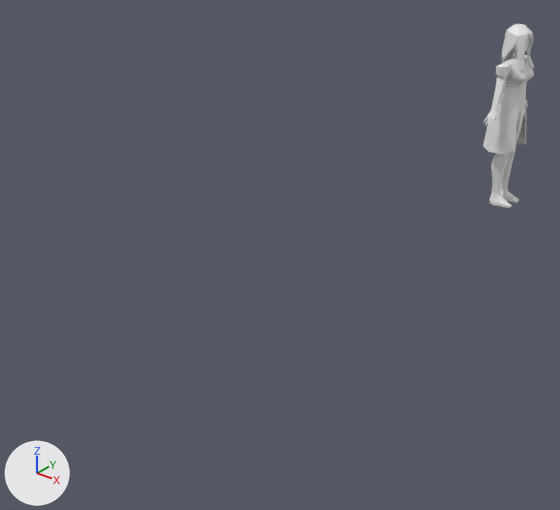
The FBX model Content/Meshes/Character_Human_B.fbx as it was, and as the next commit left it.
Both versions are drawn from a 50 mm lens placed at (1.71, -5.19, 1.64), pointed at (-0.21, -2.8, 0.15). The lights are fixed; the arrows at lower left show +X, +Y and +Z. Where no turn or scale is listed for an object, it has been applied to the vertices.

Names of what the first picture shows: 'Human_B'.
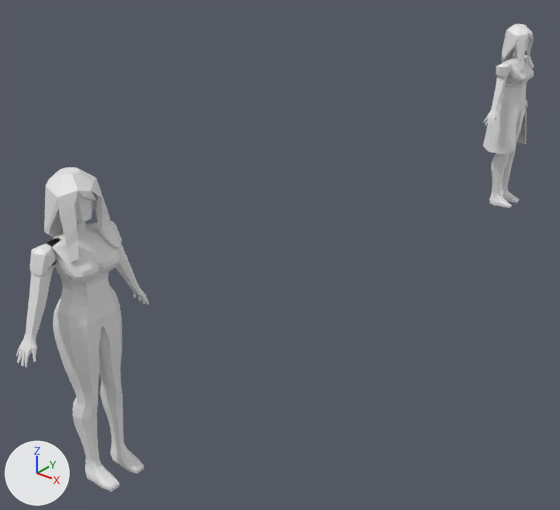
The newer file is also turned or shifted as a whole; pictures and numbers use the older file's frame.

What differs and where, as boxes [x1, y1, x2, y2] in the pictures (560 x 510 px):
'Human_Girl_Base', added
    after: [16, 167, 149, 492]

What changed in the scene script:
```text
Add me_cylinder:
    me_cylinder.from_pydata(...)  # 1037 vertices, 1141 faces; spans x -0.072..0.112, y -0.233..0.233, z -0.2..0.832
Add ob_human_girl_base:
    ob_human_girl_base = bpy.data.objects.new('Human_Girl_Base', me_cylinder)
    ob_human_girl_base.location = (0.0, -3.979, 0.085)
```
